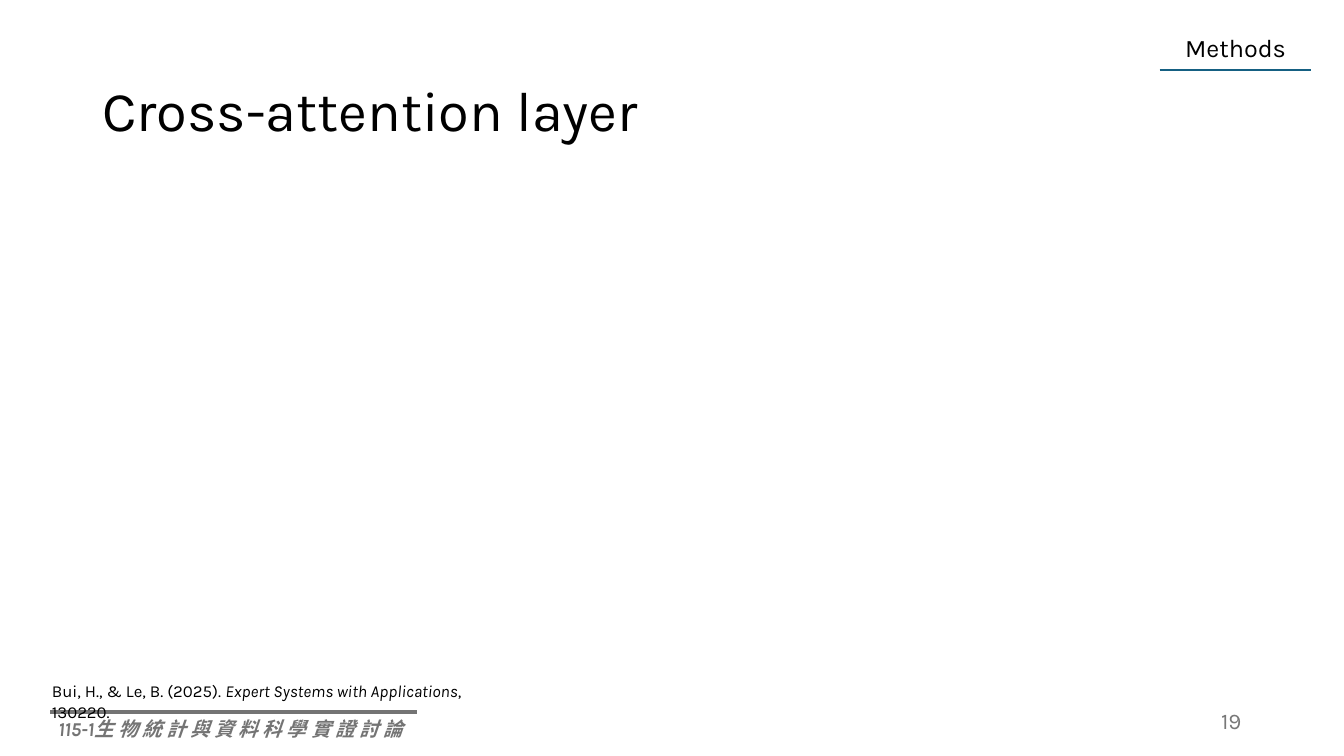
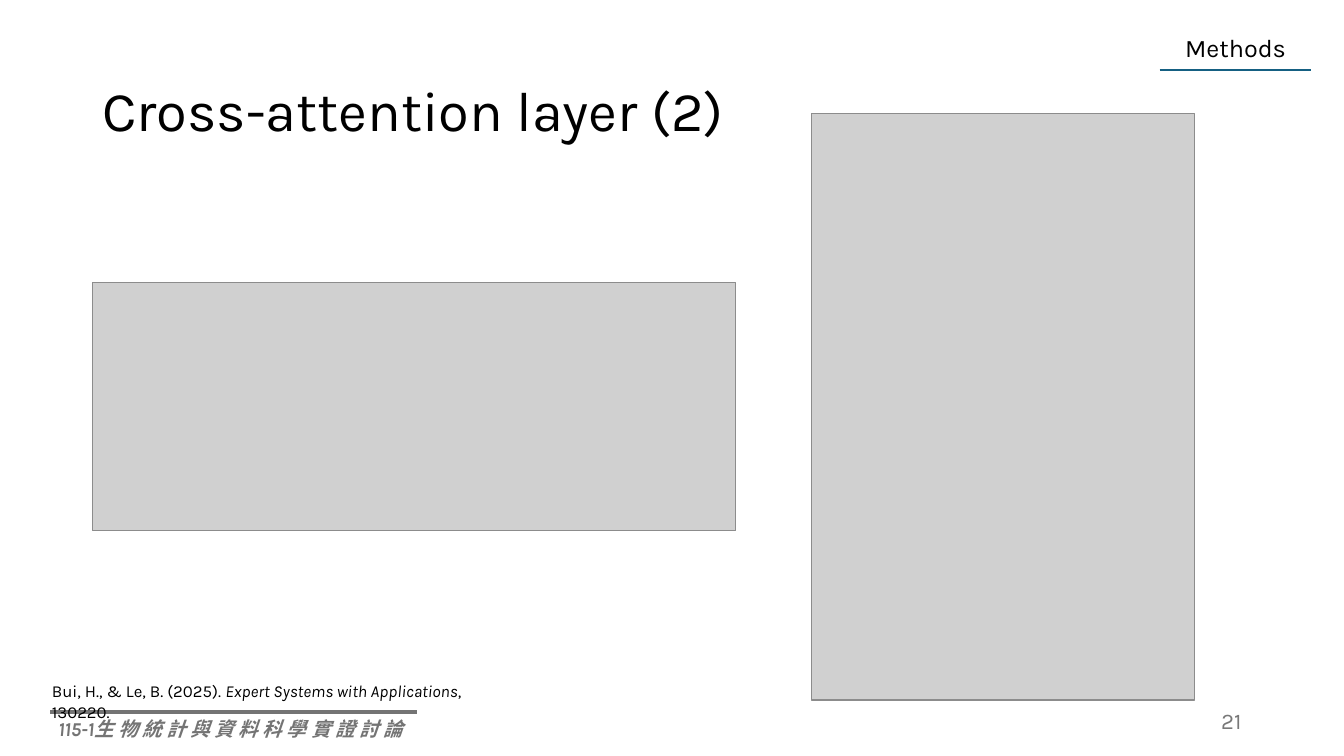
Before and after one commit to Lai-jun-yan/Deep_glm, a slide deck: slide 21 of seminar/Fusing global attention and self-attention for better performance and.pptx (slide 19 before the commit). Drawn at 1344x756 pixels with LibreOffice and Linux fonts; fonts in the diff are those of the drawing; grey boxes stand for pictures. Boxes give left, top, right and bottom in pixels: in the first picture for what was removed or moved away, otherwise in the second. Text is boxed around its words. In the diff, an @@ line names an element or a change of style, - is before the commit and + after.

```diff
--- a/seminar/Fusing global attention and self-attention for better performance and.pptx
+++ b/seminar/Fusing global attention and self-attention for better performance and.pptx
@@ title at bbox=[102, 90, 723, 145]: text changed @@
-Cross-attention layer
+Cross-attention layer (2)
@@ picture added at bbox=[812, 113, 1195, 700] @@
@@ picture added at bbox=[93, 282, 736, 530] @@
@@ page number at bbox=[1221, 715, 1241, 729]: text changed @@
-19
+21
```
Also in this commit, not shown: 4 other slides changed, 3 slides added.
